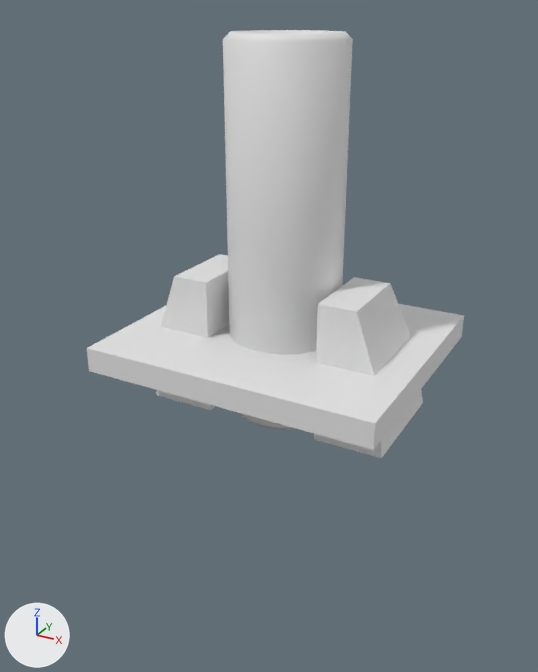
The Blender file main/CannonGame/Assets/Art/Models/Mesh/Blend/cannon.blend as it was, and as the next commit left it.
The view is the same before and after, from a camera (50 mm lens) standing at (2.49, -4.79, 2.42) and looking at (-0.02, -0.22, 0.13). The lights are fixed; the arrows at lower left show +X, +Y and +Z.

Names of what the first picture shows: 'Barrel', 'Housing', 'Platform'.
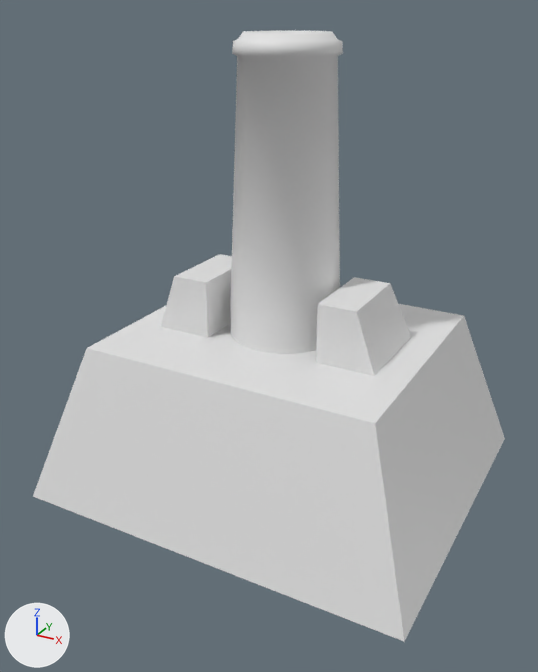
Pixel boxes (x1, y1, x2, y2) of what changed, in the pictures (538 x 672 px; the box of a moved part takes in the faces that stretch with it):
'Platform', reshaped: before (87, 304, 464, 450); after (33, 304, 505, 642)
'Barrel', reshaped: before (223, 30, 353, 430); after (230, 31, 343, 354)
part 2 of me_cube_002, moved or reshaped: before (87, 316, 464, 450); after (33, 316, 505, 642)

What changed in the scene script:
```text
Change me_cube:
    used by ob_barrel; location = (0.0, 0.0, 0.0)
    remove me_cube.from_pydata(...)  # 256 vertices, 226 faces; spans x -0.44..0.44, y -0.44..0.44, z -0.58..2.28
    add me_cube.from_pydata(...)  # 905 vertices, 898 faces; spans x -0.44..0.43, y -0.43..0.43, z -0.98..2.28
    me_cube part 1: 128 vertices moved from x -0.44..0.44, y -0.44..0.44, z 2.23..2.28 to x -0.34..0.34, y -0.34..0.34, z 2.23..2.28; 32 vertices removed from x -0.44..0.44, y -0.44..0.44, z -0.52; 641 vertices added at x -0.43..0.43, y -0.43..0.43, z -0.98..2.22
Change me_cube_002:
    where me_cube_002.from_pydata(...)  # 8 vertices, 6 faces; spans x -1.15..1.15, y -1.0..1.0, z -0.1..0.1
    used by ob_platform; location = (0.0, 0.0, 0.0)
    me_cube_002 part 2
    me_cube_002.vertices[0].co: (-1.15, -1.0, -0.1) -> (-1.56, -1.36, -1.16)  # pixel (89, 371) -> pixel (32, 496)
    me_cube_002.vertices[2].co: (-1.15, 1.0, -0.1) -> (-1.56, 1.36, -1.16)
    me_cube_002.vertices[4].co: (1.15, -1.0, -0.1) -> (1.56, -1.36, -1.16)  # pixel (373, 450) -> pixel (404, 641)
    me_cube_002.vertices[6].co: (1.15, 1.0, -0.1) -> (1.56, 1.36, -1.16)  # pixel (461, 336) -> pixel (504, 438)
```
